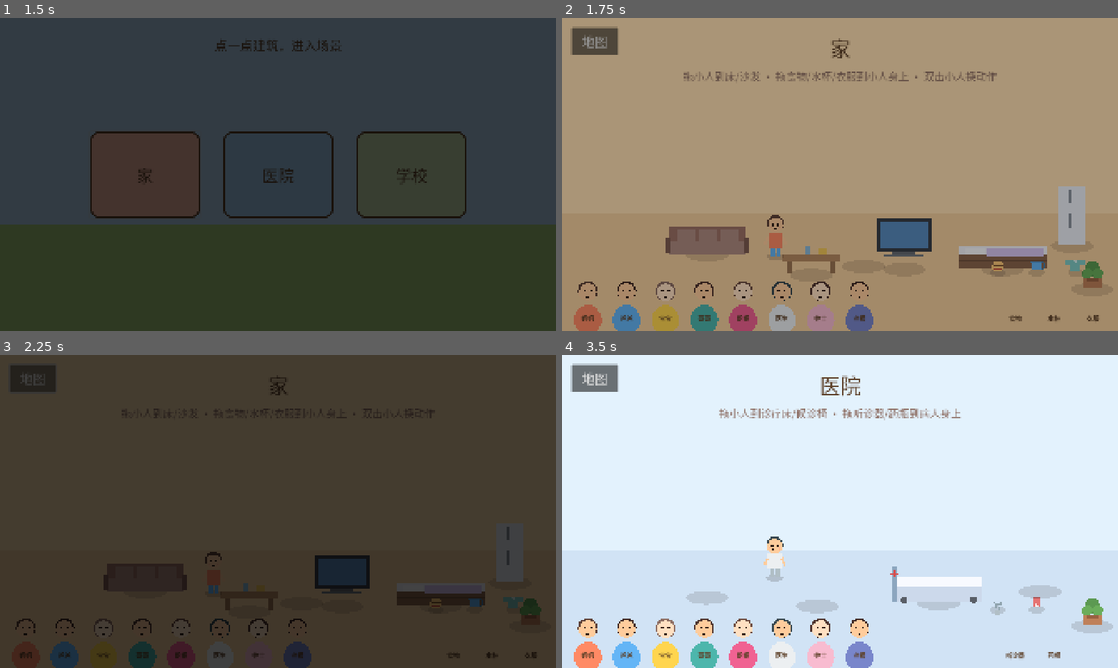
Above: before the commit, frames 1-4 (two rows, left to right).
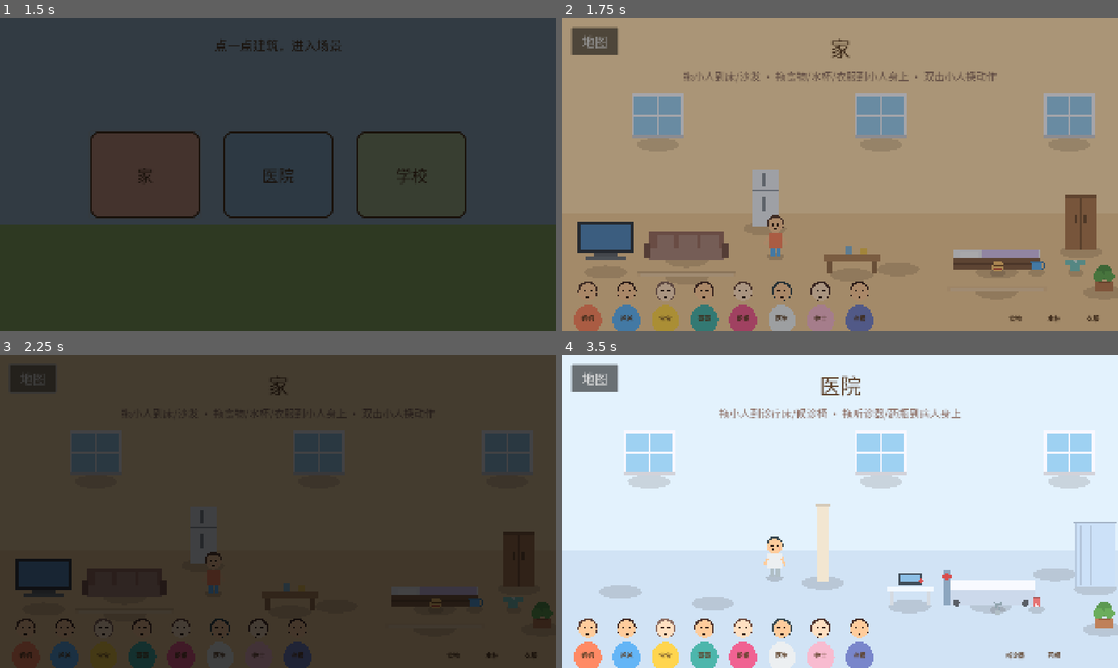
Above: after the commit, the same moments.

Repository: 675435543/MiniLifeWorld
Game: Godot game, scene res://scenes/main/main_menu.tscn
Two runs of this game, one before a commit and one after it. Both use one fixed random seed, a clock stepped at 60 frames per second and the inputs below.
Inputs:
- Up to frame 1 (1.5 s): click "开始游戏" at 0.5 s; click "家" at 1.25 s
- Up to frame 2 (1.75 s): no input
- Up to frame 3 (2.25 s): click "地图" at 2 s
- Up to frame 4 (3.5 s): click "医院" at 2.75 s

Frame 1 is identical in both runs. In frame 2, 11% of the frame differs, in the area x 2-100%, y 24-88%; in frame 3, 6.9%; in frame 4, 8.4%.

Commit message:
M6: richer scenes - home zones (rug/windows/wardrobe), hospital consultation room (divider/doctor desk/curtain), school 5 desks + bookshelf; test isolation for save

Diff:
--- a/data/items.json
+++ b/data/items.json
@@ -12,6 +12,10 @@
 	"waiting_chairs": {"name": "候诊椅", "scene": "hospital", "type": "furniture", "interaction": "sit", "zone_size": [260, 80], "z_index": -1},
 	"hospital_bed": {"name": "诊疗床", "scene": "hospital", "type": "furniture", "interaction": "sleep", "zone_size": [220, 110], "z_index": -1},
 	"medicine_cabinet": {"name": "药柜", "scene": "hospital", "type": "furniture", "interaction": "use", "zone_size": [180, 180], "z_index": -1},
+	"doctor_desk": {"name": "医生办公桌", "scene": "hospital", "type": "furniture", "interaction": "use", "zone_size": [160, 70], "z_index": -1},
+	"curtain": {"name": "治疗屏风", "scene": "hospital", "type": "furniture", "interaction": "use", "zone_size": [130, 180], "z_index": -1},
+	"wardrobe": {"name": "衣柜", "scene": "home", "type": "furniture", "interaction": "use", "zone_size": [120, 190], "z_index": -1},
+	"bookshelf": {"name": "书架", "scene": "school", "type": "furniture", "interaction": "use", "zone_size": [150, 160], "z_index": -1},
 	"stethoscope": {"name": "听诊器", "scene": "hospital", "type": "item", "interaction": "examine", "zone_size": [60, 60], "color": "#90A4AE"},
 	"medicine": {"name": "药瓶", "scene": "hospital", "type": "item", "interaction": "eat", "zone_size": [50, 60], "color": "#E57373"},
 	"blackboard": {"name": "黑板", "scene": "school", "type": "furniture", "interaction": "use", "zone_size": [300, 120], "z_index": -1},
--- a/scenes/home/home.tscn
+++ b/scenes/home/home.tscn
@@ -41,42 +41,72 @@
 
 [node name="Decor" type="Node2D" parent="."]
 
+[node name="Window1" type="Node2D" parent="Decor"]
+position = Vector2(330, 430)
+script = ExtResource("2")
+prop_type = "window"
+
+[node name="Window2" type="Node2D" parent="Decor"]
+position = Vector2(1100, 430)
+script = ExtResource("2")
+prop_type = "window"
+
+[node name="Window3" type="Node2D" parent="Decor"]
+position = Vector2(1750, 430)
+script = ExtResource("2")
+prop_type = "window"
+
+[node name="Rug1" type="Node2D" parent="Decor"]
+position = Vector2(430, 890)
+script = ExtResource("2")
+prop_type = "rug"
+
+[node name="Rug2" type="Node2D" parent="Decor"]
+position = Vector2(1500, 940)
+script = ExtResource("2")
+prop_type = "rug"
+
 [node name="Plant" type="Node2D" parent="Decor"]
-position = Vector2(1830, 930)
+position = Vector2(1870, 940)
 script = ExtResource("2")
 prop_type = "plant"
 
 [node name="Items" type="Node2D" parent="."]
 
+[node name="Tv" type="Node2D" parent="Items"]
+position = Vector2(150, 870)
+script = ExtResource("3")
+item_id = "tv"
+
 [node name="Sofa" type="Node2D" parent="Items"]
-position = Vector2(500, 810)
+position = Vector2(430, 830)
 script = ExtResource("3")
 item_id = "sofa"
 
 [node name="Table" type="Node2D" parent="Items"]
-position = Vector2(860, 880)
+position = Vector2(1000, 880)
 script = ExtResource("3")
 item_id = "table"
 
-[node name="Tv" type="Node2D" parent="Items"]
-position = Vector2(1180, 860)
+[node name="Chair" type="Node2D" parent="Items"]
+position = Vector2(1160, 860)
 script = ExtResource("3")
-item_id = "tv"
+item_id = "chair"
 
 [node name="Bed" type="Node2D" parent="Items"]
-position = Vector2(1520, 860)
+position = Vector2(1500, 870)
 script = ExtResource("3")
 item_id = "bed"
 
+[node name="Wardrobe" type="Node2D" parent="Items"]
+position = Vector2(1790, 800)
+script = ExtResource("3")
+item_id = "wardrobe"
+
 [node name="Fridge" type="Node2D" parent="Items"]
-position = Vector2(1760, 780)
+position = Vector2(700, 720)
 script = ExtResource("3")
 item_id = "fridge"
-
-[node name="Chair" type="Node2D" parent="Items"]
-position = Vector2(1040, 850)
-script = ExtResource("3")
-item_id = "chair"
 
 [node name="Characters" type="Node2D" parent="."]
 y_sort_enabled = true
--- a/scenes/hospital/hospital.tscn
+++ b/scenes/hospital/hospital.tscn
@@ -41,32 +41,62 @@
 
 [node name="Decor" type="Node2D" parent="."]
 
+[node name="Window1" type="Node2D" parent="Decor"]
+position = Vector2(300, 430)
+script = ExtResource("2")
+prop_type = "window"
+
+[node name="Window2" type="Node2D" parent="Decor"]
+position = Vector2(1100, 430)
+script = ExtResource("2")
+prop_type = "window"
+
+[node name="Window3" type="Node2D" parent="Decor"]
+position = Vector2(1750, 430)
+script = ExtResource("2")
+prop_type = "window"
+
+[node name="Divider" type="Node2D" parent="Decor"]
+position = Vector2(900, 780)
+script = ExtResource("2")
+prop_type = "divider"
+
 [node name="Plant" type="Node2D" parent="Decor"]
-position = Vector2(1830, 930)
+position = Vector2(1870, 940)
 script = ExtResource("2")
 prop_type = "plant"
 
 [node name="Items" type="Node2D" parent="."]
 
 [node name="Reception" type="Node2D" parent="Items"]
-position = Vector2(500, 830)
+position = Vector2(200, 810)
 script = ExtResource("3")
 item_id = "reception"
 
 [node name="WaitingChairs" type="Node2D" parent="Items"]
-position = Vector2(880, 860)
+position = Vector2(520, 850)
 script = ExtResource("3")
 item_id = "waiting_chairs"
 
+[node name="DoctorDesk" type="Node2D" parent="Items"]
+position = Vector2(1200, 860)
+script = ExtResource("3")
+item_id = "doctor_desk"
+
 [node name="HospitalBed" type="Node2D" parent="Items"]
-position = Vector2(1300, 850)
+position = Vector2(1480, 860)
 script = ExtResource("3")
 item_id = "hospital_bed"
 
 [node name="MedCabinet" type="Node2D" parent="Items"]
-position = Vector2(1650, 810)
+position = Vector2(1700, 750)
 script = ExtResource("3")
 item_id = "medicine_cabinet"
+
+[node name="Curtain" type="Node2D" parent="Items"]
+position = Vector2(1840, 800)
+script = ExtResource("3")
+item_id = "curtain"
 
 [node name="Characters" type="Node2D" parent="."]
 y_sort_enabled = true
--- a/scenes/school/school.tscn
+++ b/scenes/school/school.tscn
@@ -41,35 +41,65 @@
 
 [node name="Decor" type="Node2D" parent="."]
 
+[node name="Window1" type="Node2D" parent="Decor"]
+position = Vector2(600, 430)
+script = ExtResource("2")
+prop_type = "window"
+
+[node name="Window2" type="Node2D" parent="Decor"]
+position = Vector2(1400, 430)
+script = ExtResource("2")
+prop_type = "window"
+
 [node name="Hoop" type="Node2D" parent="Decor"]
-position = Vector2(1620, 900)
+position = Vector2(1700, 900)
 script = ExtResource("2")
 prop_type = "hoop"
 
 [node name="Plant" type="Node2D" parent="Decor"]
-position = Vector2(1850, 930)
+position = Vector2(1870, 940)
 script = ExtResource("2")
 prop_type = "plant"
 
 [node name="Items" type="Node2D" parent="."]
 
 [node name="Blackboard" type="Node2D" parent="Items"]
-position = Vector2(600, 770)
+position = Vector2(600, 760)
 script = ExtResource("3")
 item_id = "blackboard"
 
 [node name="Desk1" type="Node2D" parent="Items"]
-position = Vector2(900, 880)
+position = Vector2(460, 880)
 script = ExtResource("3")
 item_id = "school_desk"
 
 [node name="Desk2" type="Node2D" parent="Items"]
-position = Vector2(1200, 880)
+position = Vector2(700, 880)
 script = ExtResource("3")
 item_id = "school_desk"
 
+[node name="Desk3" type="Node2D" parent="Items"]
+position = Vector2(940, 880)
+script = ExtResource("3")
+item_id = "school_desk"
+
+[node name="Desk4" type="Node2D" parent="Items"]
+position = Vector2(1180, 880)
+script = ExtResource("3")
+item_id = "school_desk"
+
+[node name="Desk5" type="Node2D" parent="Items"]
+position = Vector2(1420, 880)
+script = ExtResource("3")
+item_id = "school_desk"
+
+[node name="Bookshelf" type="Node2D" parent="Items"]
+position = Vector2(1780, 810)
+script = ExtResource("3")
+item_id = "bookshelf"
+
 [node name="Chairs" type="Node2D" parent="Items"]
-position = Vector2(340, 880)
+position = Vector2(300, 880)
 script = ExtResource("3")
 item_id = "school_chairs"
 
--- a/scripts/dev/dev_capture.gd
+++ b/scripts/dev/dev_capture.gd
@@ -18,6 +18,10 @@
 
 func _run_capture() -> void:
 	await get_tree().process_frame
+	# 截图用干净存档，避免恢复上次运行留下的角色
+	if FileAccess.file_exists("user://save.json"):
+		DirAccess.remove_absolute(ProjectSettings.globalize_path("user://save.json"))
+	SaveManager.data = SaveManager._default_data()
 	await _capture_current("01_menu")
 
 	var tree := get_tree()
@@ -28,6 +32,8 @@
 	var cases := [
 		["02_world_map", "res://scenes/main/world_map.tscn"],
 		["03_home", "res://scenes/home/home.tscn"],
+		["04_hospital", "res://scenes/hospital/hospital.tscn"],
+		["05_school", "res://scenes/school/school.tscn"],
 	]
 	for c in cases:
 		var ps := load(c[1]) as PackedScene
--- a/scripts/items/prop_draw.gd
+++ b/scripts/items/prop_draw.gd
@@ -29,8 +29,22 @@
 			_desk()
 		"school_desk":
 			_school_desk()
+		"doctor_desk":
+			_doctor_desk()
 		"chairs":
 			_chairs()
+		"rug":
+			_rug()
+		"wardrobe":
+			_wardrobe()
+		"window":
+			_window()
+		"divider":
+			_divider()
+		"bookshelf":
+			_bookshelf()
+		"curtain":
+			_curtain()
 		"hospital_bed":
 			_hospital_bed()
 		"cabinet":
@@ -115,6 +129,75 @@
 	draw_rect(Rect2(-70, -46, 12, 46), wood.darkened(0.18))
 	draw_rect(Rect2(58, -46, 12, 46), wood.darkened(0.18))
 	draw_rect(Rect2(-20, -84, 40, 20), Color(0.9, 0.85, 0.7))
+
+
+func _doctor_desk() -> void:
+	var white := Color(0.95, 0.97, 1.0)
+	draw_rect(Rect2(-80, -64, 160, 18), white)
+	draw_rect(Rect2(-70, -46, 12, 46), white.darkened(0.12))
+	draw_rect(Rect2(58, -46, 12, 46), white.darkened(0.12))
+	draw_rect(Rect2(-40, -110, 80, 40), Color(0.25, 0.3, 0.35))
+	draw_rect(Rect2(-34, -104, 68, 28), Color(0.55, 0.75, 0.9))
+	var red := Color(0.85, 0.3, 0.3)
+	draw_rect(Rect2(32, -86, 16, 6), red)
+	draw_rect(Rect2(37, -91, 6, 16), red)
+
+
+func _rug() -> void:
+	var c := Color(0.93, 0.78, 0.6)
+	draw_rect(Rect2(-170, -16, 340, 16), c)
+	draw_rect(Rect2(-162, -12, 324, 12), c.lightened(0.18))
+	draw_rect(Rect2(-170, -16, 340, 3), c.darkened(0.12))
+
+
+func _wardrobe() -> void:
+	var c := Color(0.7, 0.5, 0.35)
+	draw_rect(Rect2(-55, -190, 110, 190), c)
+	draw_line(Vector2(0, -190), Vector2(0, 0), c.darkened(0.25), 3.0)
+	draw_rect(Rect2(-20, -120, 8, 26), c.darkened(0.35))
+	draw_rect(Rect2(12, -120, 8, 26), c.darkened(0.35))
+	draw_rect(Rect2(-55, -190, 110, 8), c.darkened(0.2))
+
+
+func _window() -> void:
+	var frame := Color(0.97, 0.97, 1.0)
+	draw_rect(Rect2(-90, -170, 180, 150), frame)
+	draw_rect(Rect2(-80, -160, 160, 130), Color(0.62, 0.82, 0.95))
+	draw_line(Vector2(0, -160), Vector2(0, -30), frame, 6.0)
+	draw_line(Vector2(-80, -95), Vector2(80, -95), frame, 6.0)
+	draw_rect(Rect2(-90, -25, 180, 10), frame.darkened(0.15))
+
+
+func _divider() -> void:
+	var wall := Color(0.95, 0.9, 0.82)
+	draw_rect(Rect2(-18, -260, 36, 260), wall)
+	draw_rect(Rect2(-24, -270, 48, 12), wall.darkened(0.12))
+	draw_rect(Rect2(-18, -260, 36, 4), wall.darkened(0.06))
+
+
+func _bookshelf() -> void:
+	var wood := Color(0.6, 0.42, 0.3)
+	draw_rect(Rect2(-70, -170, 140, 170), wood.darkened(0.1))
+	draw_rect(Rect2(-60, -158, 120, 24), Color(0.9, 0.87, 0.8))
+	draw_rect(Rect2(-60, -120, 120, 24), Color(0.9, 0.87, 0.8))
+	draw_rect(Rect2(-60, -82, 120, 24), Color(0.9, 0.87, 0.8))
+	var books := [Color(0.82, 0.35, 0.32), Color(0.4, 0.6, 0.85), Color(0.5, 0.75, 0.5), Color(0.9, 0.75, 0.35)]
+	for i in range(6):
+		draw_rect(Rect2(-54 + i * 18, -156, 14, 22), books[i % 4])
+	for i in range(5):
+		draw_rect(Rect2(-54 + i * 20, -118, 16, 20), books[(i + 1) % 4])
+	for i in range(4):
+		draw_rect(Rect2(-54 + i * 24, -80, 18, 20), books[(i + 2) % 4])
+
+
+func _curtain() -> void:
+	var panel := Color(0.8, 0.88, 0.97)
+	draw_rect(Rect2(-70, -220, 140, 220), panel)
+	draw_rect(Rect2(-76, -228, 152, 10), panel.darkened(0.2))
+	for i in range(4):
+		draw_line(Vector2(-50 + i * 34, -214), Vector2(-50 + i * 34, -8), panel.darkened(0.12), 3.0)
+	draw_rect(Rect2(-70, -220, 4, 220), panel.darkened(0.1))
+	draw_rect(Rect2(66, -220, 4, 220), panel.darkened(0.1))
 
 
 func _chairs() -> void:
--- a/tests/ui_probe_runner.gd
+++ b/tests/ui_probe_runner.gd
@@ -19,6 +19,10 @@
 
 func _run() -> void:
 	await get_tree().process_frame
+	# 测试隔离：清掉旧存档，避免上次运行的角色/服装污染本次断言
+	if FileAccess.file_exists("user://save.json"):
+		DirAccess.remove_absolute(ProjectSettings.globalize_path("user://save.json"))
+	SaveManager.data = SaveManager._default_data()
 	var room: Control = load("res://scenes/home/home.tscn").instantiate()
 	add_child(room)
 	await get_tree().process_frame
Not shown, changed: 接管.md
